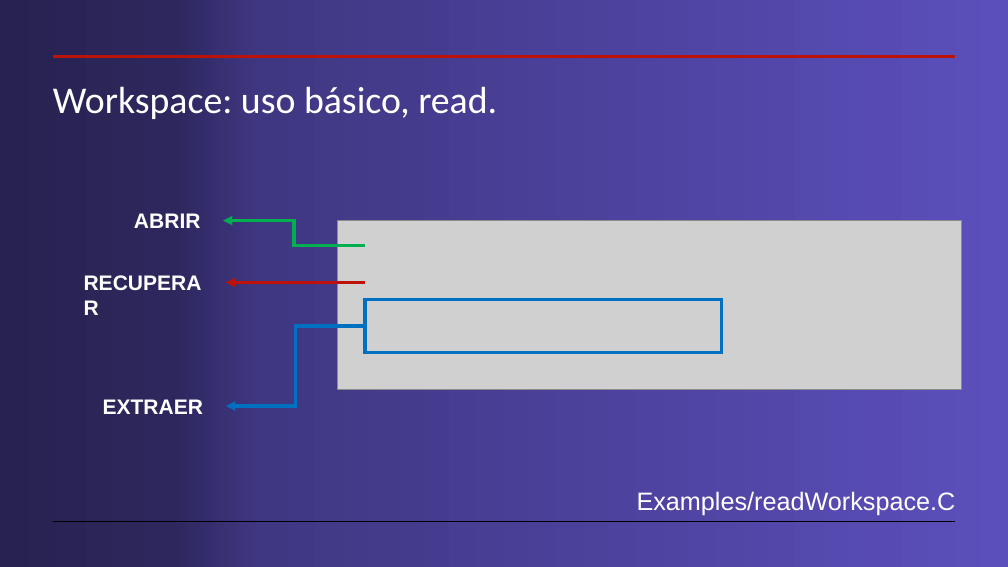
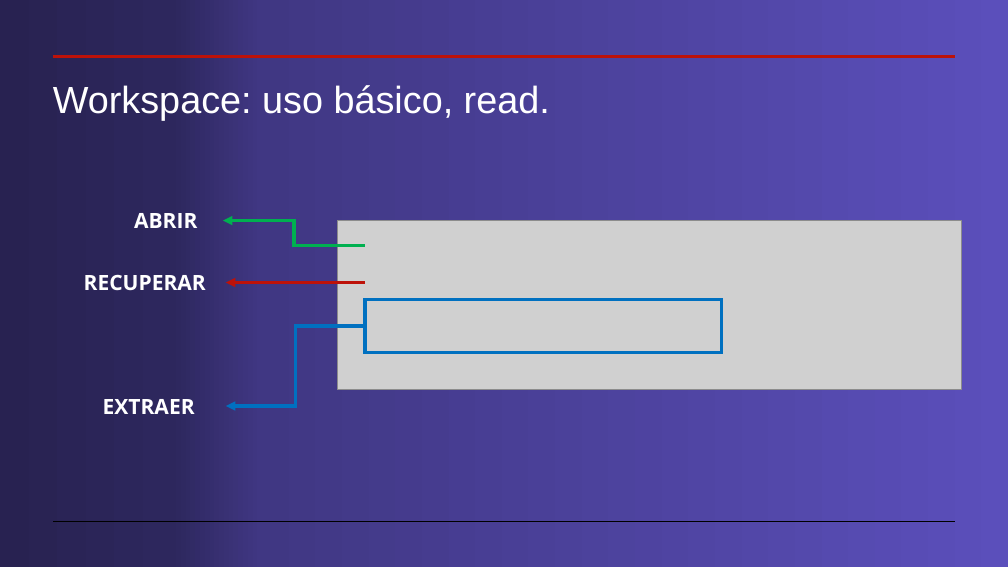
Before and after one commit to cdavidgutierrez/ProyectoFinal_CERN_ROOT, a slide deck: slide 5 of Workspaces en root.pptx (slide 7 before the commit). Drawn at 1008x567 pixels with LibreOffice and Linux fonts; fonts in the diff are those of the drawing; grey boxes stand for pictures. Boxes give left, top, right and bottom in pixels: in the first picture for what was removed or moved away, otherwise in the second. Text is boxed around its words. In the diff, an @@ line names an element or a change of style, - is before the commit and + after.

```diff
--- a/Workspaces en root.pptx
+++ b/Workspaces en root.pptx
@@ title "Workspace: uso básico, read." at (x1=53, y1=85, x2=550, y2=120): font Calibri to Arial @@
@@ font Arial to Open Sans in 3 elements at (x1=134, y1=213, x2=197, y2=228), (x1=84, y1=275, x2=206, y2=290), (x1=103, y1=399, x2=195, y2=414) @@
@@ text removed at (x1=637, y1=491, x2=956, y2=516) @@
-Examples/readWorkspace.C
```
Also in this commit, not shown: 15 other slides changed, 10 slides added, 6 slides removed, 4 other files.
